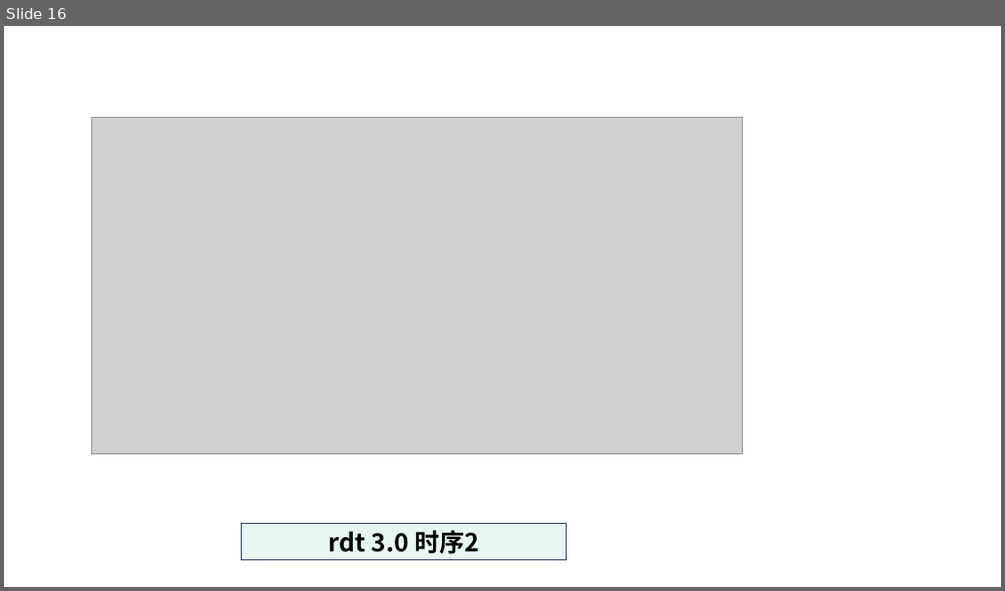
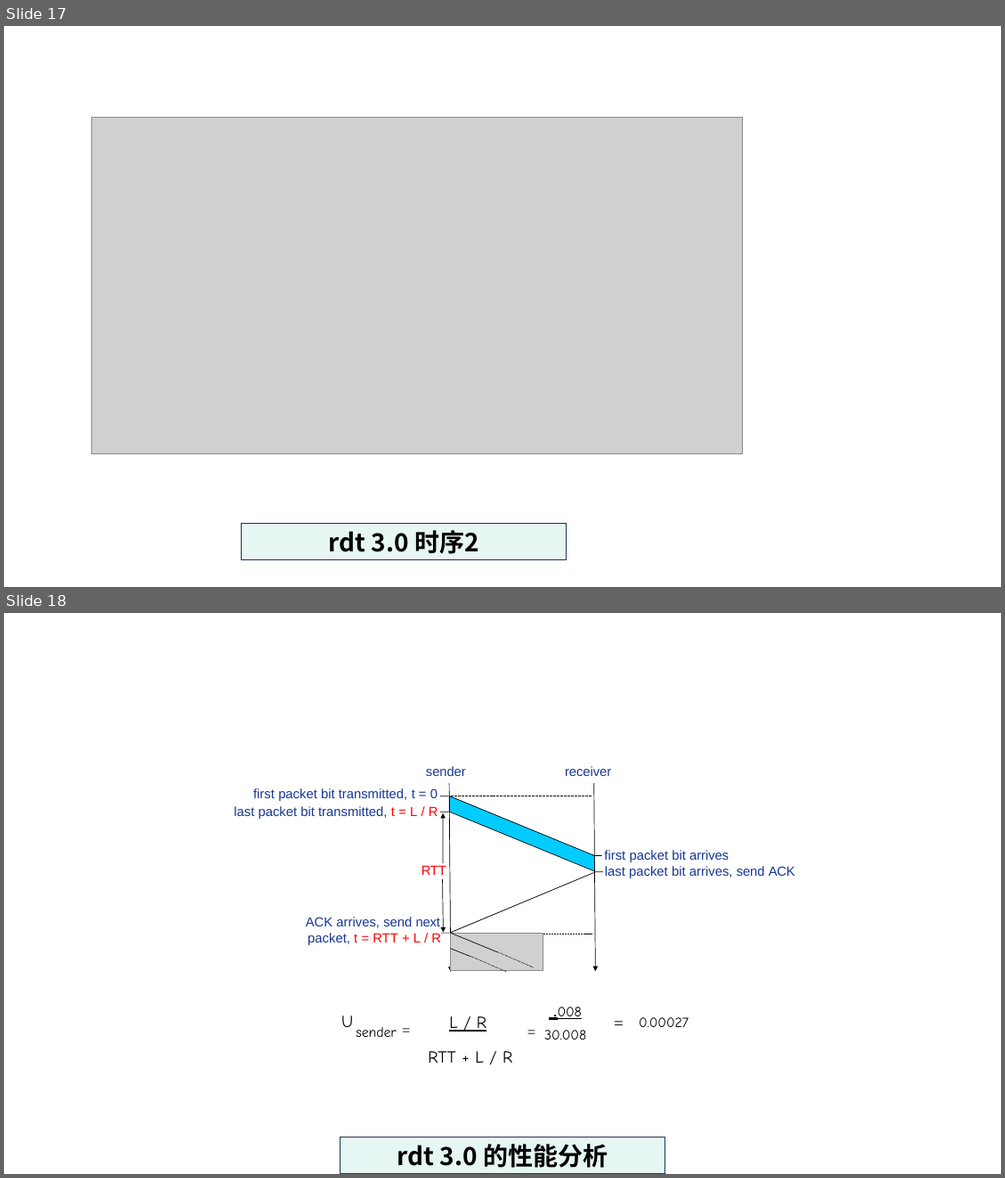
Before and after one commit to guofei9987/a, a slide deck: computer/network/计算机网络-素材.pptx. Shown one above the other, each under a label of ours: slide 16 before the commit, slides 17 and 18 after it. The pictures are 1005x591 and 1005x1178 pixels, drawn with LibreOffice and Linux fonts; fonts in the diff are those of the drawing; grey boxes stand for pictures. Boxes give left, top, right and bottom in pixels: in the first picture for what was removed or moved away, otherwise in the second. Text is boxed around its words. In the diff, an @@ line names an element or a change of style, - is before the commit and + after.

```diff
--- a/computer/network/计算机网络-素材.pptx
+++ b/computer/network/计算机网络-素材.pptx
@@ slide 18 added at [4, 613, 1001, 1174], background #FFFFFF @@
@@ group added at [234, 761, 795, 1062]: 12 texts, 10 freeform shapes, 1 picture @@
+sender
+receiver
+RTT
+first packet bit transmitted, t = 0 last packet bit transmitted, t = L / R
+first packet bit arrives
+last packet bit arrives, send ACK
+ACK arrives, send next packet, t = RTT + L / R
+U
+sender
+.008 30.008
+=
+0.00027
+= L / R =
+RTT + L / R
@@ rectangle added at [340, 1137, 665, 1173], fill #E6F7F3, outline #1E3256 1 pt, 24 pt, text #000000, bold @@
+rdt 3.0 的性能分析
@@ what was slide 16 is now slide 17 @@
```
Also in this commit, not shown: 10 other slides added, 10 other files.
